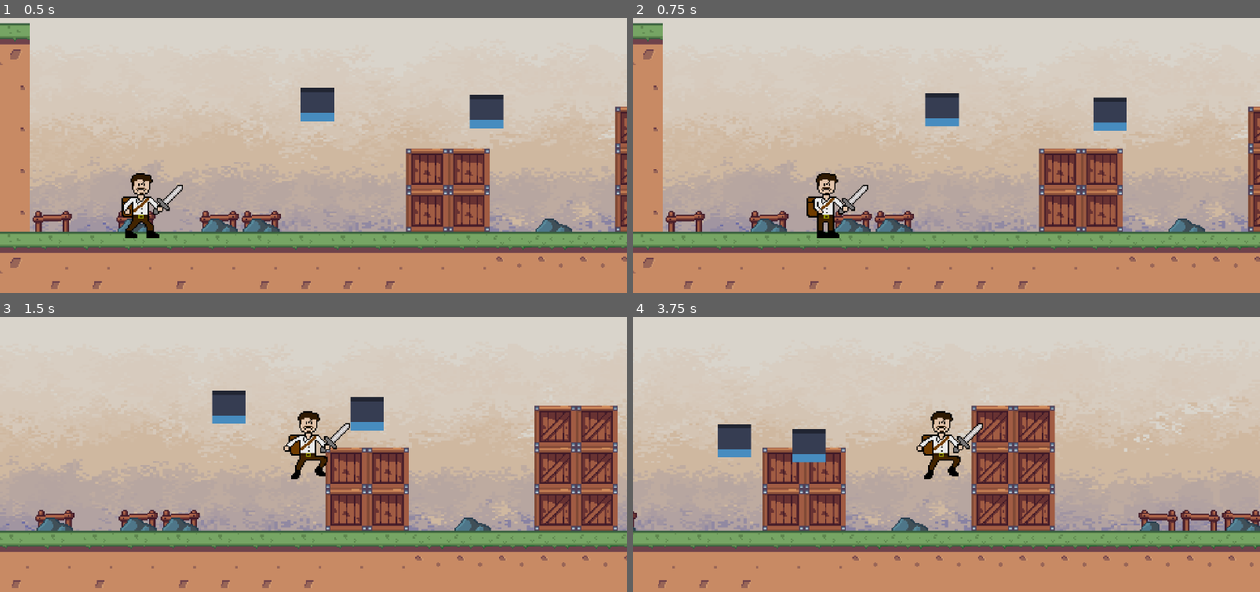
Above: before the commit, frames 1-4 (two rows, left to right).
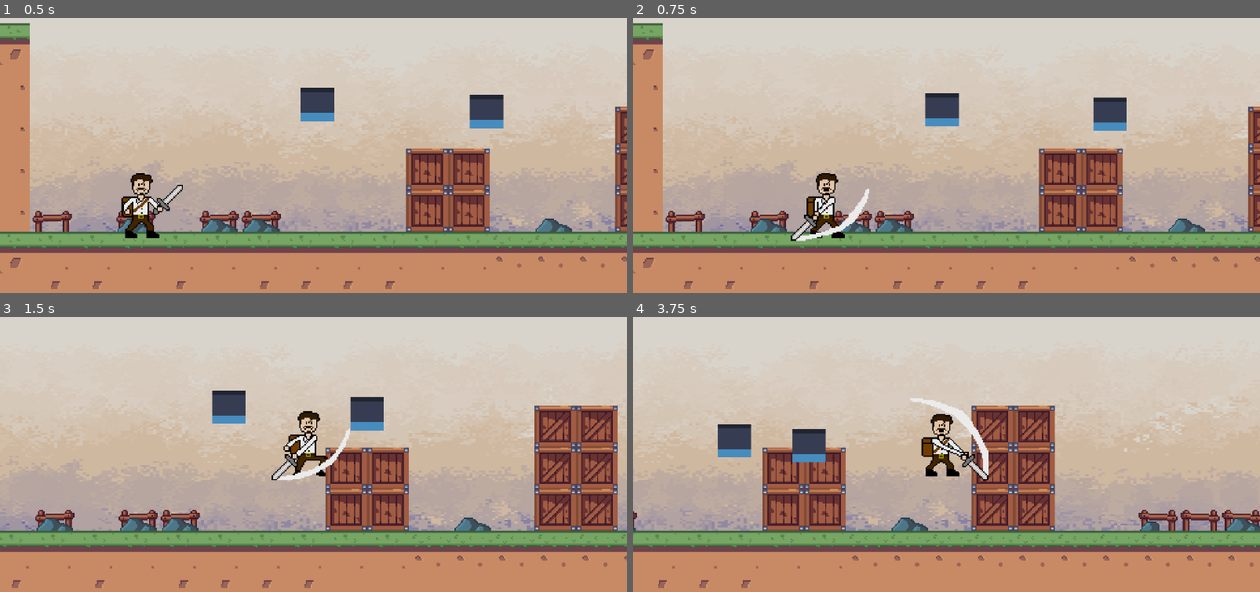
Above: after the commit, the same moments.

Repository: bscott519/ColossalCrisisGame
Game: Godot game, scene res://Scenes/level_1.tscn
Two runs of this game, one before a commit and one after it. Both use one fixed random seed, a clock stepped at 60 frames per second and the inputs below. The engine's default icon, where the game draws it, is replaced by a stand-in: a white triangle on a blue panel in a dark square.
Inputs (mouse positions are in pixels of both pictures, inside the frame that each line leads up to):
- Up to frame 1 (0.5 s): no input
- Up to frame 2 (0.75 s): move the mouse to (1084, 100) at 0.52 s; hold D (right) from 0.53 s (still down); click (1084, 100) at 0.6 s
- Up to frame 3 (1.5 s): keep holding D (right); tap Space (jump) at 0.77 s; right-click (451, 399) at 0.8 s; move the mouse to (188, 432) at 1.27 s; right-click (188, 432) at 1.35 s
- Up to frame 4 (3.75 s): tap Space (jump) at 1.52, 3.02 s; click (821, 432) at 1.55 s; move the mouse to (1009, 339) at 2.02 s; release D (right) at 2.03 s; hold A (left) 2.03-2.78 s; click (1009, 339) at 2.1 s; right-click (1009, 339) at 2.3 s; move the mouse to (915, 487) at 2.77 s; hold D (right) from 2.78 s (still down); right-click (915, 487) at 2.85 s; click (915, 487) at 3.05 s; move the mouse to (1134, 468) at 3.52 s; click (1134, 468) at 3.6 s

Frame 1 is identical in both runs. In frame 2, 0.9% of the frame differs, in the area x 25-38%, y 60-82%; in frame 3, 0.7%; in frame 4, 1.4%, in the area x 44-57%, y 29-60%.

Commit message:
Combat system progress

Diff:
--- a/Scenes/player.tscn
+++ b/Scenes/player.tscn
@@ -9,9 +9,7 @@
 [ext_resource type="Texture2D" uid="uid://b3ov2oj0lntcr" path="res://GameArt/TMMPlayerJump.png" id="3_kgvkp"]
 [ext_resource type="Texture2D" uid="uid://c8viqv00j6v7x" path="res://GameArt/TMMPlayerIdle2.png" id="3_poxth"]
 [ext_resource type="Texture2D" uid="uid://d4imcf7h8kmc4" path="res://GameArt/TMMPlayerAttack2.png" id="3_s374f"]
-[ext_resource type="Texture2D" uid="uid://cpsv2m8v52yig" path="res://GameArt/TMMPlayerJumpAttack3.png" id="4_j1uig"]
 [ext_resource type="Texture2D" uid="uid://csfn3nrud2et4" path="res://GameArt/TMMPlayerAttack3.png" id="4_oa548"]
-[ext_resource type="Texture2D" uid="uid://cq36r5r5h4ujk" path="res://GameArt/TMMPlayerJumpAttack4.png" id="5_fjf60"]
 [ext_resource type="Texture2D" uid="uid://3221otqeqedp" path="res://GameArt/TMMPlayerAttack4.png" id="5_u25s5"]
 [ext_resource type="Texture2D" uid="uid://cbnyel2t6fuuo" path="res://GameArt/TMMPlayerAttack5.png" id="6_jqakd"]
 [ext_resource type="Texture2D" uid="uid://b2tafgtc4xlci" path="res://GameArt/TMMPlayerAttack6.png" id="7_a7y38"]
@@ -25,13 +23,61 @@
 atlas = ExtResource("3_ivsnk")
 region = Rect2(0, 0, 64, 64)
 
-[sub_resource type="AtlasTexture" id="AtlasTexture_0crd6"]
-atlas = ExtResource("4_j1uig")
-region = Rect2(0, 0, 64, 64)
-
-[sub_resource type="AtlasTexture" id="AtlasTexture_w26j0"]
-atlas = ExtResource("5_fjf60")
-region = Rect2(0, 0, 64, 64)
+[sub_resource type="AtlasTexture" id="AtlasTexture_p7d30"]
+atlas = ExtResource("2_g08vv")
+region = Rect2(0, 0, 64, 64)
+
+[sub_resource type="AtlasTexture" id="AtlasTexture_ubhpj"]
+atlas = ExtResource("3_s374f")
+region = Rect2(0, 0, 64, 64)
+
+[sub_resource type="AtlasTexture" id="AtlasTexture_tv6u5"]
+atlas = ExtResource("4_oa548")
+region = Rect2(0, 0, 64, 64)
+
+[sub_resource type="AtlasTexture" id="AtlasTexture_egwcu"]
+atlas = ExtResource("5_u25s5")
+region = Rect2(0, 0, 64, 64)
+
+[sub_resource type="AtlasTexture" id="AtlasTexture_hi4wf"]
+atlas = ExtResource("6_jqakd")
+region = Rect2(0, 0, 64, 64)
+
+[sub_resource type="AtlasTexture" id="AtlasTexture_uwkyn"]
+atlas = ExtResource("7_a7y38")
+region = Rect2(0, 0, 64, 64)
+
+[sub_resource type="AtlasTexture" id="AtlasTexture_17g76"]
+atlas = ExtResource("8_mko0s")
+region = Rect2(0, 0, 64, 64)
+
+[sub_resource type="AtlasTexture" id="AtlasTexture_w1spc"]
+atlas = ExtResource("2_5evti")
+region = Rect2(0, 0, 64, 64)
+
+[sub_resource type="AtlasTexture" id="AtlasTexture_cy0o2"]
+atlas = ExtResource("3_poxth")
+region = Rect2(0, 0, 64, 64)
+
+[sub_resource type="AtlasTexture" id="AtlasTexture_tjeir"]
+atlas = ExtResource("3_kgvkp")
+region = Rect2(0, 0, 64, 64)
+
+[sub_resource type="AtlasTexture" id="AtlasTexture_m8d20"]
+atlas = ExtResource("3_fmlnm")
+region = Rect2(0, 0, 64, 64)
+
+[sub_resource type="AtlasTexture" id="AtlasTexture_lrr18"]
+atlas = ExtResource("3_fmlnm")
+region = Rect2(64, 0, 64, 64)
+
+[sub_resource type="AtlasTexture" id="AtlasTexture_dffaa"]
+atlas = ExtResource("3_fmlnm")
+region = Rect2(128, 0, 64, 64)
+
+[sub_resource type="AtlasTexture" id="AtlasTexture_uj87n"]
+atlas = ExtResource("3_fmlnm")
+region = Rect2(64, 0, 64, 64)
 
 [sub_resource type="AtlasTexture" id="AtlasTexture_3ufha"]
 atlas = ExtResource("2_g08vv")
@@ -41,62 +87,6 @@
 atlas = ExtResource("3_s374f")
 region = Rect2(0, 0, 64, 64)
 
-[sub_resource type="AtlasTexture" id="AtlasTexture_p7d30"]
-atlas = ExtResource("2_g08vv")
-region = Rect2(0, 0, 64, 64)
-
-[sub_resource type="AtlasTexture" id="AtlasTexture_ubhpj"]
-atlas = ExtResource("3_s374f")
-region = Rect2(0, 0, 64, 64)
-
-[sub_resource type="AtlasTexture" id="AtlasTexture_tv6u5"]
-atlas = ExtResource("4_oa548")
-region = Rect2(0, 0, 64, 64)
-
-[sub_resource type="AtlasTexture" id="AtlasTexture_egwcu"]
-atlas = ExtResource("5_u25s5")
-region = Rect2(0, 0, 64, 64)
-
-[sub_resource type="AtlasTexture" id="AtlasTexture_hi4wf"]
-atlas = ExtResource("6_jqakd")
-region = Rect2(0, 0, 64, 64)
-
-[sub_resource type="AtlasTexture" id="AtlasTexture_uwkyn"]
-atlas = ExtResource("7_a7y38")
-region = Rect2(0, 0, 64, 64)
-
-[sub_resource type="AtlasTexture" id="AtlasTexture_17g76"]
-atlas = ExtResource("8_mko0s")
-region = Rect2(0, 0, 64, 64)
-
-[sub_resource type="AtlasTexture" id="AtlasTexture_w1spc"]
-atlas = ExtResource("2_5evti")
-region = Rect2(0, 0, 64, 64)
-
-[sub_resource type="AtlasTexture" id="AtlasTexture_cy0o2"]
-atlas = ExtResource("3_poxth")
-region = Rect2(0, 0, 64, 64)
-
-[sub_resource type="AtlasTexture" id="AtlasTexture_tjeir"]
-atlas = ExtResource("3_kgvkp")
-region = Rect2(0, 0, 64, 64)
-
-[sub_resource type="AtlasTexture" id="AtlasTexture_m8d20"]
-atlas = ExtResource("3_fmlnm")
-region = Rect2(0, 0, 64, 64)
-
-[sub_resource type="AtlasTexture" id="AtlasTexture_lrr18"]
-atlas = ExtResource("3_fmlnm")
-region = Rect2(64, 0, 64, 64)
-
-[sub_resource type="AtlasTexture" id="AtlasTexture_dffaa"]
-atlas = ExtResource("3_fmlnm")
-region = Rect2(128, 0, 64, 64)
-
-[sub_resource type="AtlasTexture" id="AtlasTexture_uj87n"]
-atlas = ExtResource("3_fmlnm")
-region = Rect2(64, 0, 64, 64)
-
 [sub_resource type="SpriteFrames" id="SpriteFrames_0r8ui"]
 animations = [{
 "frames": [{
@@ -105,58 +95,41 @@
 }, {
 "duration": 1.0,
 "texture": SubResource("AtlasTexture_jp77e")
-}, {
-"duration": 1.0,
-"texture": SubResource("AtlasTexture_0crd6")
-}, {
-"duration": 1.0,
-"texture": SubResource("AtlasTexture_w26j0")
-}],
-"loop": true,
+}],
+"loop": false,
 "name": &"air_attack",
 "speed": 5.0
 }, {
-"frames": [{
-"duration": 1.0,
-"texture": SubResource("AtlasTexture_3ufha")
-}, {
-"duration": 1.0,
-"texture": SubResource("AtlasTexture_mbjqm")
-}],
-"loop": false,
-"name": &"attack",
-"speed": 6.0
-}, {
-"frames": [{
-"duration": 1.0,
-"texture": SubResource("AtlasTexture_p7d30")
-}, {
-"duration": 1.0,
-"texture": SubResource("AtlasTexture_ubhpj")
-}, {
-"duration": 1.0,
-"texture": SubResource("AtlasTexture_tv6u5")
-}, {
-"duration": 1.0,
-"texture": SubResource("AtlasTexture_egwcu")
-}, {
-"duration": 1.0,
-"texture": SubResource("AtlasTexture_hi4wf")
-}, {
-"duration": 1.0,
-"texture": SubResource("AtlasTexture_uwkyn")
-}, {
-"duration": 1.0,
-"texture": SubResource("AtlasTexture_17g76")
-}],
-"loop": true,
-"name": &"attack_combo",
-"speed": 6.0
-}, {
 "frames": [],
 "loop": false,
 "name": &"death",
 "speed": 5.0
+}, {
+"frames": [{
+"duration": 1.0,
+"texture": SubResource("AtlasTexture_p7d30")
+}, {
+"duration": 1.0,
+"texture": SubResource("AtlasTexture_ubhpj")
+}, {
+"duration": 1.0,
+"texture": SubResource("AtlasTexture_tv6u5")
+}, {
+"duration": 1.0,
+"texture": SubResource("AtlasTexture_egwcu")
+}, {
+"duration": 1.0,
+"texture": SubResource("AtlasTexture_hi4wf")
+}, {
+"duration": 1.0,
+"texture": SubResource("AtlasTexture_uwkyn")
+}, {
+"duration": 1.0,
+"texture": SubResource("AtlasTexture_17g76")
+}],
+"loop": false,
+"name": &"double_attack",
+"speed": 6.0
 }, {
 "frames": [{
 "duration": 1.0,
@@ -193,6 +166,17 @@
 "loop": true,
 "name": &"run",
 "speed": 7.0
+}, {
+"frames": [{
+"duration": 1.0,
+"texture": SubResource("AtlasTexture_3ufha")
+}, {
+"duration": 1.0,
+"texture": SubResource("AtlasTexture_mbjqm")
+}],
+"loop": false,
+"name": &"single_attack",
+"speed": 6.0
 }]
 
 [sub_resource type="CircleShape2D" id="CircleShape2D_3ijys"]
@@ -205,9 +189,8 @@
 
 [node name="AnimatedSprite2D" type="AnimatedSprite2D" parent="."]
 sprite_frames = SubResource("SpriteFrames_0r8ui")
-animation = &"idle"
+animation = &"double_attack"
 autoplay = "idle"
-frame_progress = 0.303766
 
 [node name="CollisionShape2D" type="CollisionShape2D" parent="."]
 position = Vector2(-4, 19)
@@ -225,3 +208,6 @@
 [node name="CollisionShape2D" type="CollisionShape2D" parent="DamageZone"]
 position = Vector2(18, 0)
 shape = SubResource("CircleShape2D_8pax1")
+disabled = true
+
+[connection signal="animation_finished" from="AnimatedSprite2D" to="." method="_on_animated_sprite_2d_animation_finished"]
--- a/Scripts/global.gd
+++ b/Scripts/global.gd
@@ -1,3 +1,6 @@
 extends Node
 
 var plyrbody: CharacterBody2D
+
+var plyrDmgZone: Area2D
+var plyrDmgAmount: int
--- a/Scripts/player.gd
+++ b/Scripts/player.gd
@@ -17,6 +17,8 @@
 	cur_attack = false
 
 func _physics_process(delta):
+	Global.plyrDmgZone = dmg_zone
+
 	if not is_on_floor():
 		velocity.y += gravity * delta
 
@@ -31,34 +33,59 @@
 		velocity.x = move_toward(velocity.x, 0, SPEED)
 
 	if !cur_attack:
-		if Input.is_action_just_pressed("left_mouse") or Input.is_action_just_pressed("right_mouse"):
+		if Input.is_action_just_pressed("attack") or Input.is_action_just_pressed("double_attack"):
 			cur_attack = true
-			if Input.is_action_just_pressed("left_mouse") and is_on_floor():
+			if Input.is_action_just_pressed("attack") and is_on_floor():
 				attack_type = "single"
-			elif Input.is_action_just_pressed("right_mouse") and is_on_floor():
+			elif Input.is_action_just_pressed("double_attack") and is_on_floor():
 				attack_type = "double"
 			else:
 				attack_type = "air"
+			set_dmg(attack_type)
 			handle_attack_anims(attack_type)
 
 	move_and_slide()
 	player_anims(direction)
 
 func player_anims(dir):
-	if is_on_floor():
+	if is_on_floor() and !cur_attack:
 		if !velocity:
 			animated_sprite_2d.play("idle")
 		if velocity:
 			animated_sprite_2d.play("run")
 			toggle_flip(dir)
-	elif !is_on_floor():
+	elif !is_on_floor() and !cur_attack:
 		animated_sprite_2d.play("jump")
 
 func handle_attack_anims(attack_type):
-	pass
+	if cur_attack:
+		var anim = str(attack_type, "_attack")
+		animated_sprite_2d.play(anim)
+		toggle_dmg_collisions(attack_type)
+
+func toggle_dmg_collisions(attack_type):
+	var dmg_zone_col = dmg_zone.get_node("CollisionShape2D")
+	var wait_time: float
+	if attack_type == "air":
+		wait_time = 0.3
+	elif attack_type == "single":
+		wait_time = 0.3
+	elif attack_type == "double":
+		wait_time = 1.2
+	dmg_zone_col.disabled = false
+	await get_tree().create_timer(wait_time).timeout
+	dmg_zone_col.disabled = true
 
 func toggle_flip(dir):
 	if dir == 1:
 		animated_sprite_2d.flip_h = false
+		dmg_zone.scale.x = 1
 	if dir == -1:
 		animated_sprite_2d.flip_h = true
+		dmg_zone.scale.x = -1
+
+func set_dmg(attack_type):
+	var cur_dmg_to_deal: int
+
+func _on_animated_sprite_2d_animation_finished():
+	cur_attack = false
--- a/project.godot
+++ b/project.godot
@@ -38,6 +38,16 @@
 , Object(InputEventKey,"resource_local_to_scene":false,"resource_name":"","device":-1,"window_id":0,"alt_pressed":false,"shift_pressed":false,"ctrl_pressed":false,"meta_pressed":false,"pressed":false,"keycode":0,"physical_keycode":4194321,"key_label":0,"unicode":0,"echo":false,"script":null)
 ]
 }
+attack={
+"deadzone": 0.5,
+"events": [Object(InputEventMouseButton,"resource_local_to_scene":false,"resource_name":"","device":-1,"window_id":0,"alt_pressed":false,"shift_pressed":false,"ctrl_pressed":false,"meta_pressed":false,"button_mask":0,"position":Vector2(0, 0),"global_position":Vector2(0, 0),"factor":1.0,"button_index":1,"canceled":false,"pressed":false,"double_click":false,"script":null)
+]
+}
+double_attack={
+"deadzone": 0.5,
+"events": [Object(InputEventMouseButton,"resource_local_to_scene":false,"resource_name":"","device":-1,"window_id":0,"alt_pressed":false,"shift_pressed":false,"ctrl_pressed":false,"meta_pressed":false,"button_mask":0,"position":Vector2(0, 0),"global_position":Vector2(0, 0),"factor":1.0,"button_index":2,"canceled":false,"pressed":false,"double_click":false,"script":null)
+]
+}
 
 [rendering]
 
Not shown: 1 places in Scenes/player.tscn that only renumber resources
